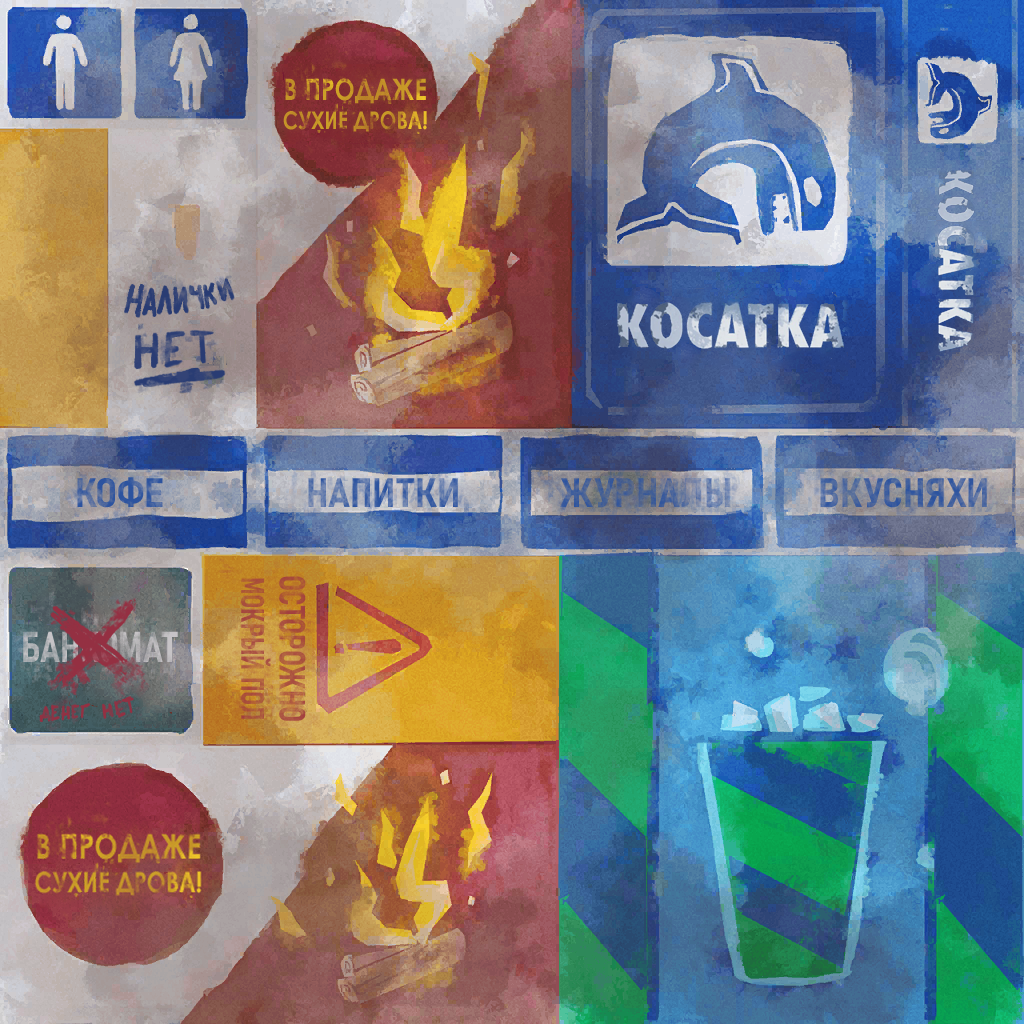
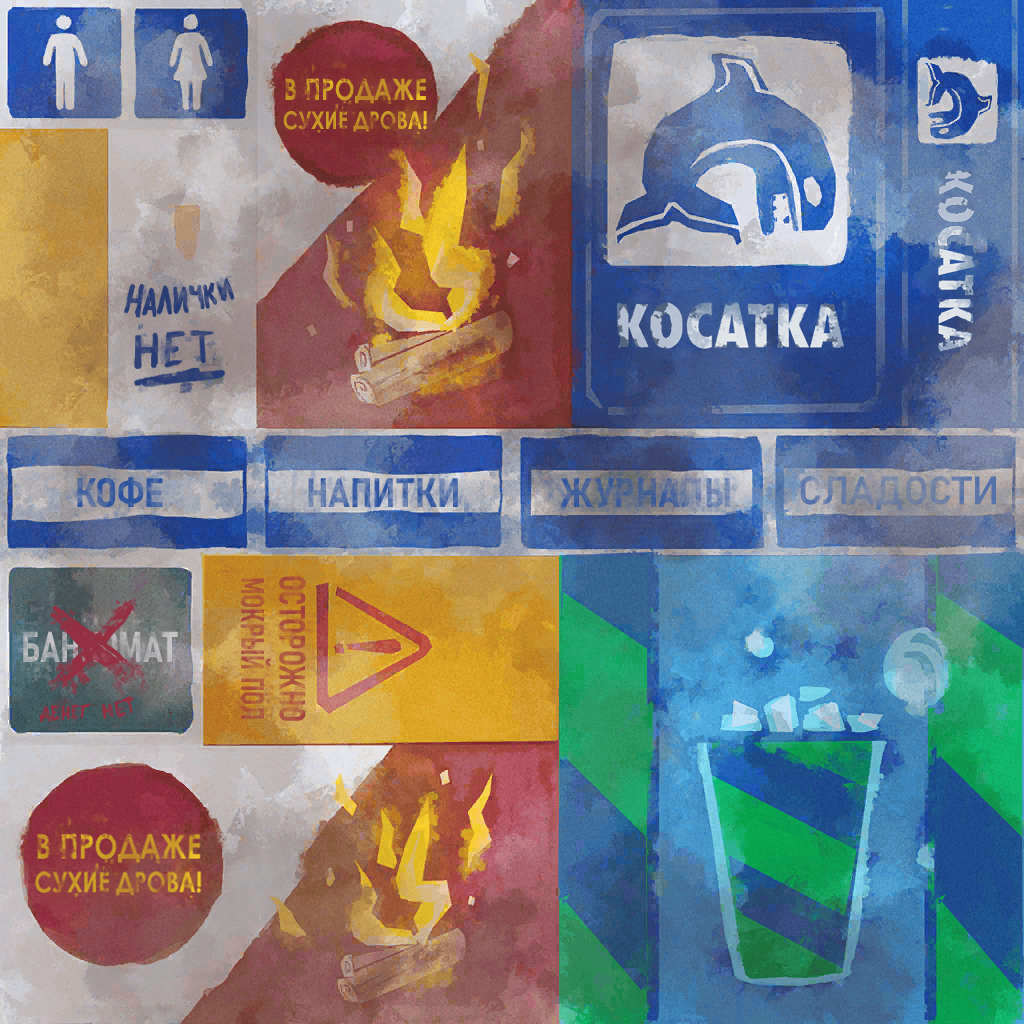
Two versions of the same layered image (1024x1024). Layer-by-layer changes:
renamed "ВКУСНЯХИ" to "СЛАДОСТИ", painted on it over [769, 442, 999, 536]